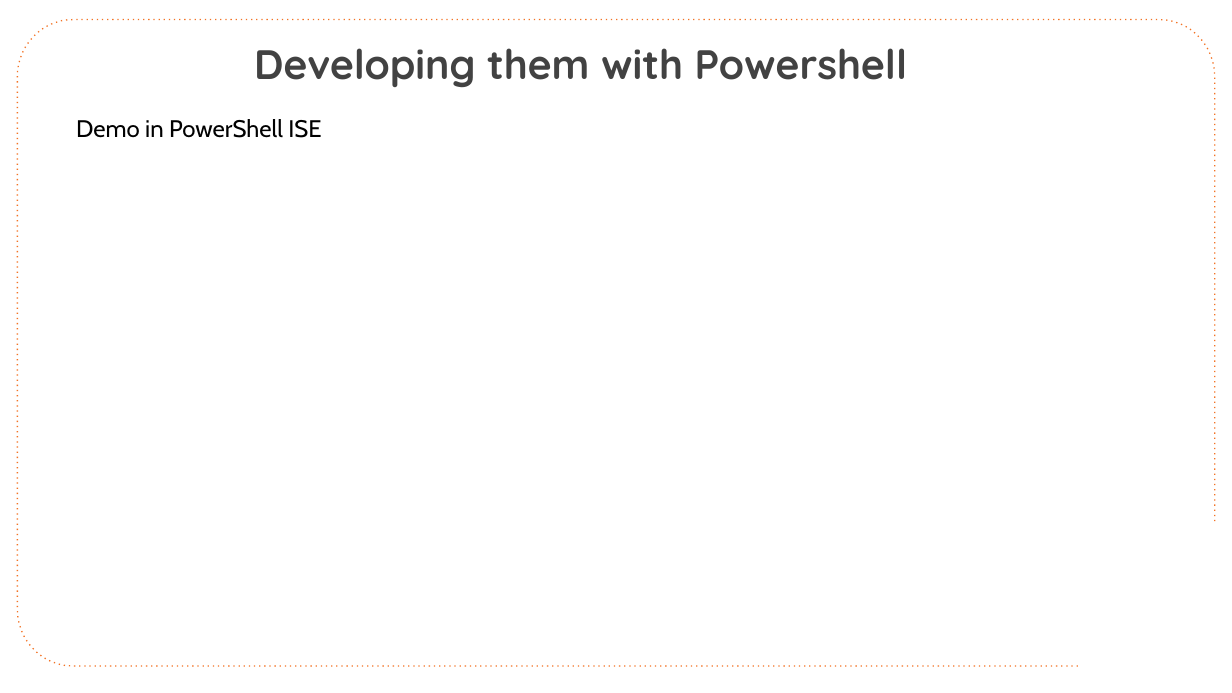
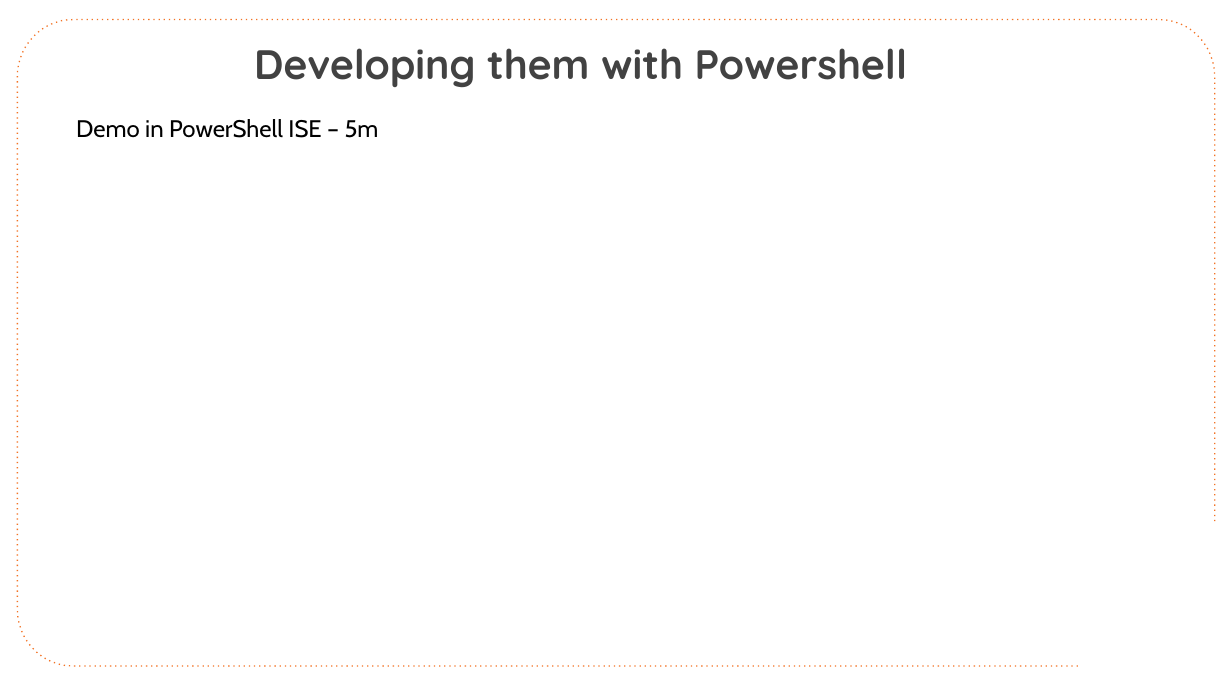
Before and after one commit to CloudSpecOps/Serverless-Architectures-with-Azure, a slide deck: slide 11 of Session Presentation/Azure-Serverless-Architecture-Session-Day-2.pptx. Drawn at 1232x693 pixels with LibreOffice and Linux fonts; fonts in the diff are those of the drawing; background and template pictures are left out. Boxes give left, top, right and bottom in pixels: in the first picture for what was removed or moved away, otherwise in the second. Text is boxed around its words. In the diff, an @@ line names an element or a change of style, - is before the commit and + after.

```diff
--- a/Session Presentation/Azure-Serverless-Architecture-Session-Day-2.pptx
+++ b/Session Presentation/Azure-Serverless-Architecture-Session-Day-2.pptx
@@ text at (76, 119, 379, 138): text changed @@
-Demo in PowerShell ISE
+Demo in PowerShell ISE – 5m
```
Also in this commit, not shown: 3 other slides changed, 3 slides removed.
